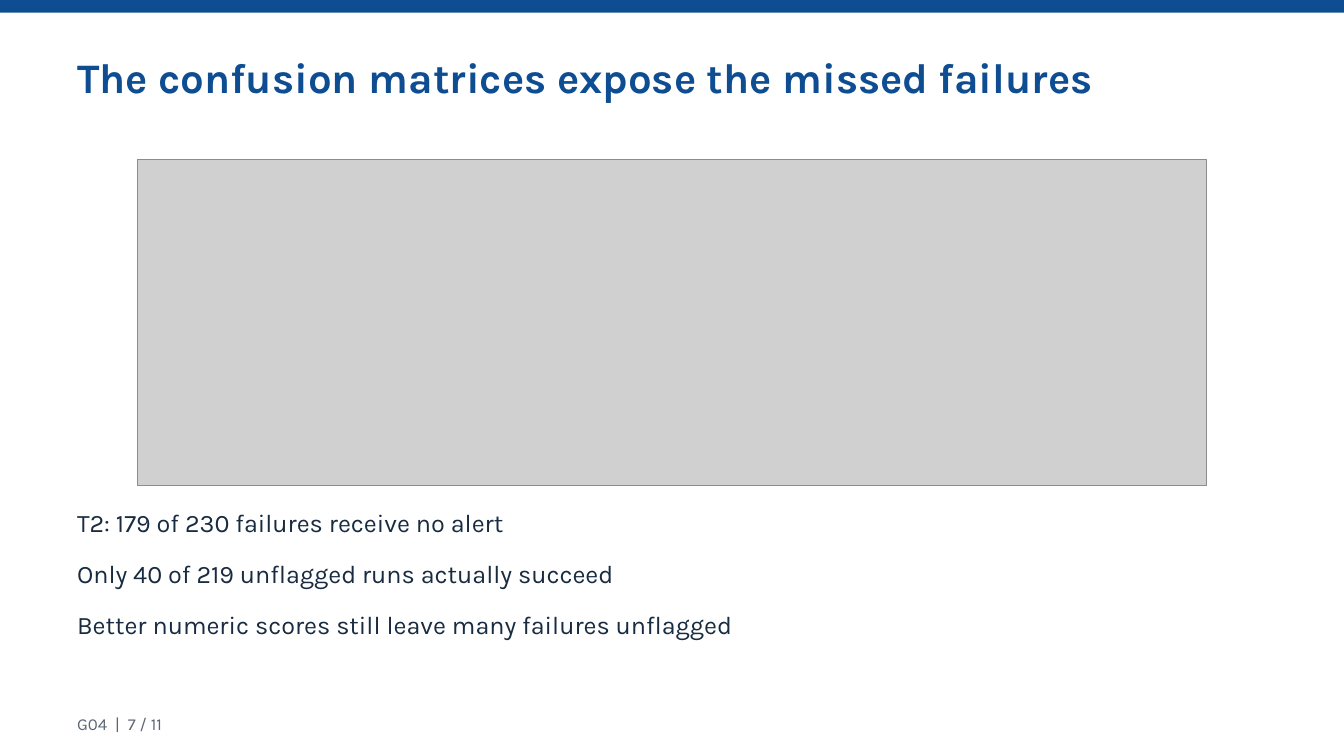
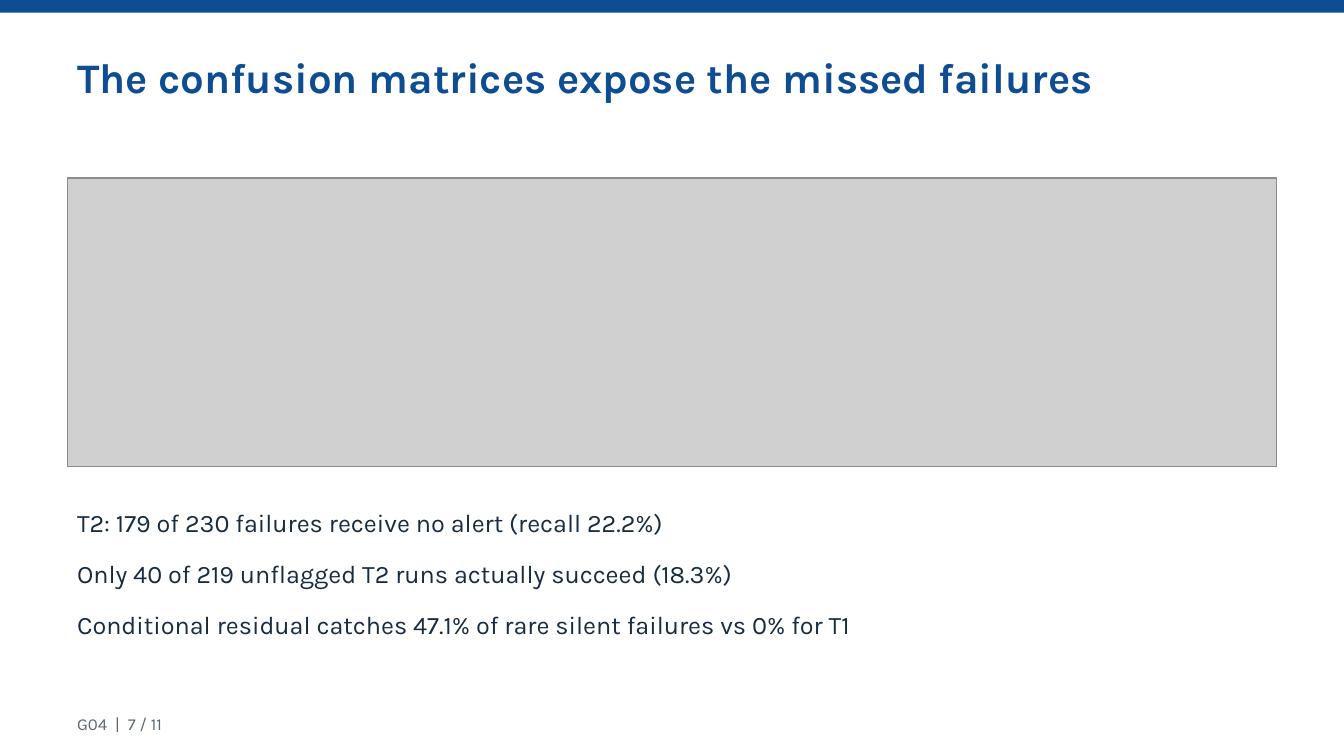
Before and after one commit to calculusfkyou/nycu-data-mining-assignment-2-115-1, a slide deck: slide 7 of HW2_G04_presentation.pptx. Drawn at 1344x756 pixels with LibreOffice and Linux fonts; fonts in the diff are those of the drawing; grey boxes stand for pictures. Boxes give left, top, right and bottom in pixels: in the first picture for what was removed or moved away, otherwise in the second. Text is boxed around its words. In the diff, an @@ line names an element or a change of style, - is before the commit and + after.

```diff
--- a/HW2_G04_presentation.pptx
+++ b/HW2_G04_presentation.pptx
@@ picture: place and size @@
-picture at (137,159,1207,485)
+picture at (68,178,1277,467)
@@ text at (77,514,662,535): text changed @@
-T2: 179 of 230 failures receive no alert
+T2: 179 of 230 failures receive no alert (recall 22.2%)
@@ text at (77,565,732,589): text changed @@
-Only 40 of 219 unflagged runs actually succeed
+Only 40 of 219 unflagged T2 runs actually succeed (18.3%)
@@ text at (77,616,850,635): text changed @@
-Better numeric scores still leave many failures unflagged
+Conditional residual catches 47.1% of rare silent failures vs 0% for T1
```
Also in this commit, not shown: 8 other slides changed, 2 slides added, 2 slides removed, 50 other files.
